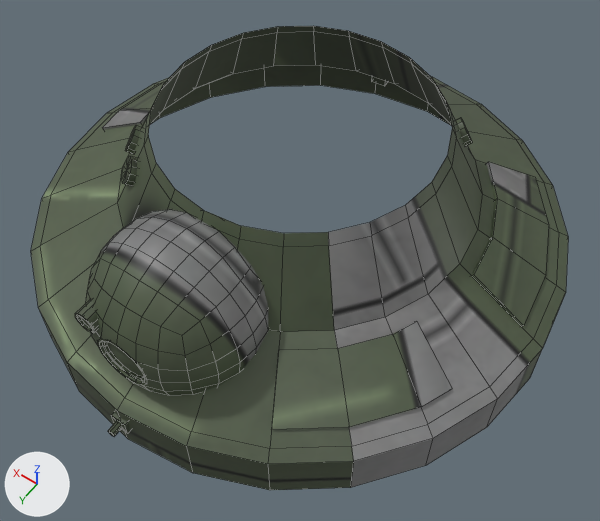
An edit to the Blender file mye/crew_command.blend, drawn before and after from the same camera.
Camera for both pictures: a 50 mm camera at (-1.5, 2.11, 2.79) aimed at (-0.15, 0.21, -0.18). The axes (+X, +Y, +Z) are drawn at lower left. The lights are the same throughout. Mesh edges are drawn as thin lines on the coarser meshes.

The scene before the commit, as lines of its bpy script (objects in view):
```python
me_mesh = bpy.data.meshes.new('mesh')
me_mesh.from_pydata(...)  # 579 vertices, 491 faces; spans x -1.25..1.25, y -1.25..1.31, z -0.44..0.44
me_mesh.polygons.foreach_set('use_smooth', [True] * 491)
me_mesh.materials.append(mat_m)  # picture img_a1_psd
ob_mesh = bpy.data.objects.new('mesh', me_mesh)
ob_mesh.location = (0.0, 0.0, 0.0)
```
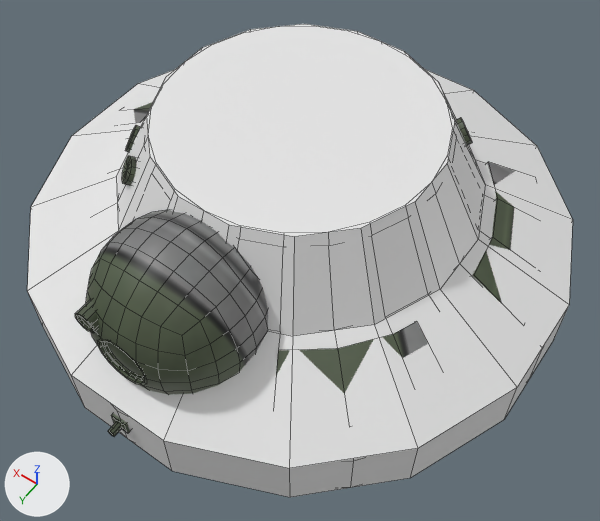
The edits, one by one:
Mesh me_cylinder_001 is new.
It has 32 vertices, 17 faces and spans x -0.81..0.81, y -0.81..0.81, z 0.06..0.44.
Mesh me_cylinder is new.
It has 48 vertices, 33 faces and spans x -1.25..1.25, y -1.25..1.25, z -0.44..0.06.
Object 'c_2' (ob_c_2) is new; it shows me_cylinder_001.
Its location is (0.0, 0.0, 0.0).
Object 'c_1' (ob_c_1) is new; it shows me_cylinder.
Its location is (0.0, 0.0, 0.0).

Changed parts and their boxes (x1, y1, x2, y2) in the pictures (600 x 521 px):
'c_1', added: after (27, 69, 573, 497)
'c_2', added: after (117, 24, 485, 336)
'mesh', unchanged, covered by the edit: before (31, 26, 568, 490); after (75, 102, 515, 437)
